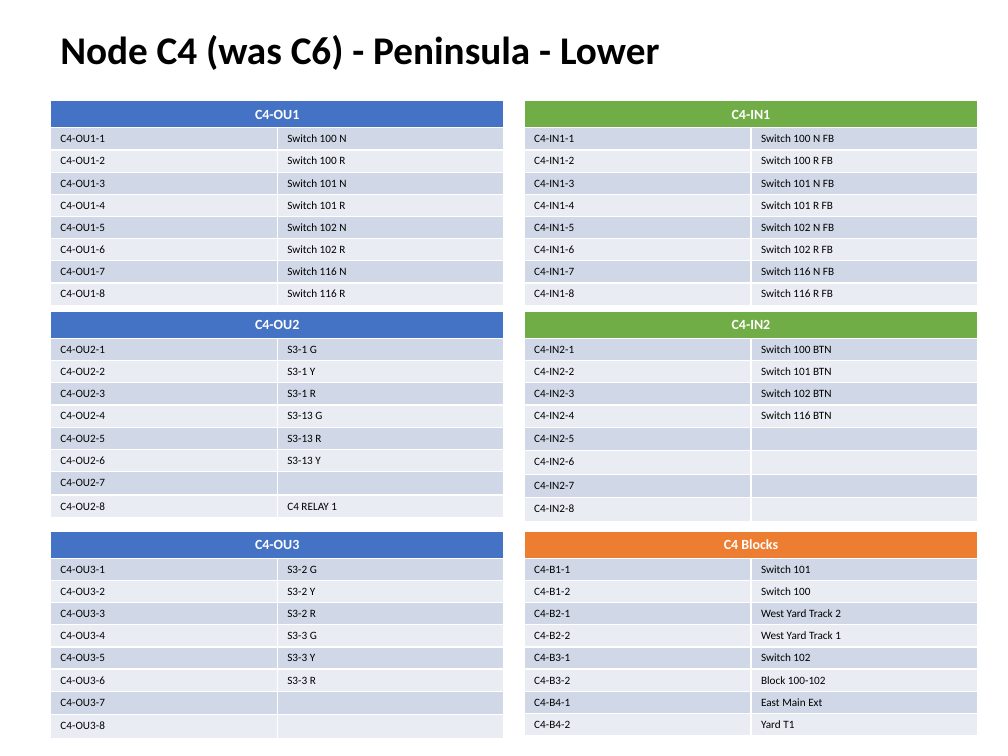
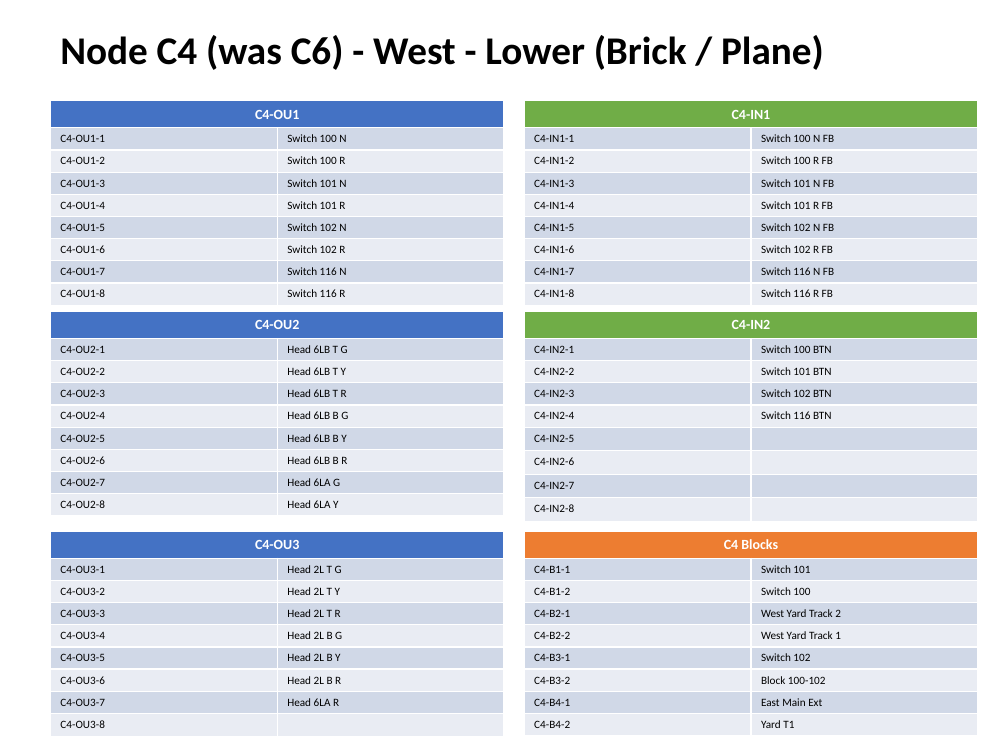
Before and after one commit to lnevo/hart, a slide deck: slide 6 of docs/wiring/Wiring_Schematic.pptx. Drawn at 1008x756 pixels with LibreOffice and Linux fonts; fonts in the diff are those of the drawing. Boxes give left, top, right and bottom in pixels: in the first picture for what was removed or moved away, otherwise in the second. Text is boxed around its words. In the diff, an @@ line names an element or a change of style, - is before the commit and + after.

```diff
--- a/docs/wiring/Wiring_Schematic.pptx
+++ b/docs/wiring/Wiring_Schematic.pptx
@@ text at [60,35,824,70]: text changed @@
-Node C4 (was C6) - Peninsula - Lower
+Node C4 (was C6) - West - Lower (Brick / Plane)
@@ table at [50,311,504,512] @@
-row 2, column 2: S3-1 G
+row 2, column 2: Head 6LB T G
-row 3, column 2: S3-1 Y
+row 3, column 2: Head 6LB T Y
-row 4, column 2: S3-1 R
+row 4, column 2: Head 6LB T R
-row 5, column 2: S3-13 G
+row 5, column 2: Head 6LB B G
-row 6, column 2: S3-13 R
+row 6, column 2: Head 6LB B Y
-row 7, column 2: S3-13 Y
+row 7, column 2: Head 6LB B R
-row 8, column 2: 
+row 8, column 2: Head 6LA G
-row 9, column 2: C4 RELAY 1
+row 9, column 2: Head 6LA Y
@@ table at [50,531,504,732] @@
-row 2, column 2: S3-2 G
+row 2, column 2: Head 2L T G
-row 3, column 2: S3-2 Y
+row 3, column 2: Head 2L T Y
-row 4, column 2: S3-2 R
+row 4, column 2: Head 2L T R
-row 5, column 2: S3-3 G
+row 5, column 2: Head 2L B G
-row 6, column 2: S3-3 Y
+row 6, column 2: Head 2L B Y
-row 7, column 2: S3-3 R
+row 7, column 2: Head 2L B R
-row 8, column 2: 
+row 8, column 2: Head 6LA R
```
Also in this commit, not shown: 6 other slides changed, 14 other files.
